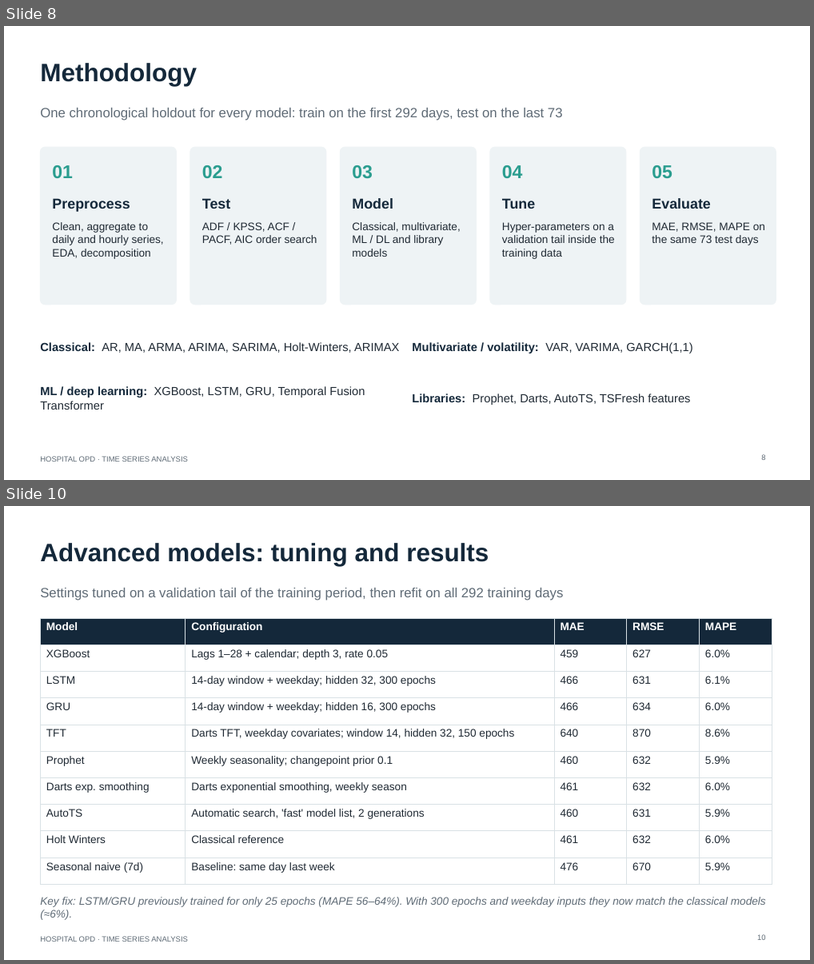
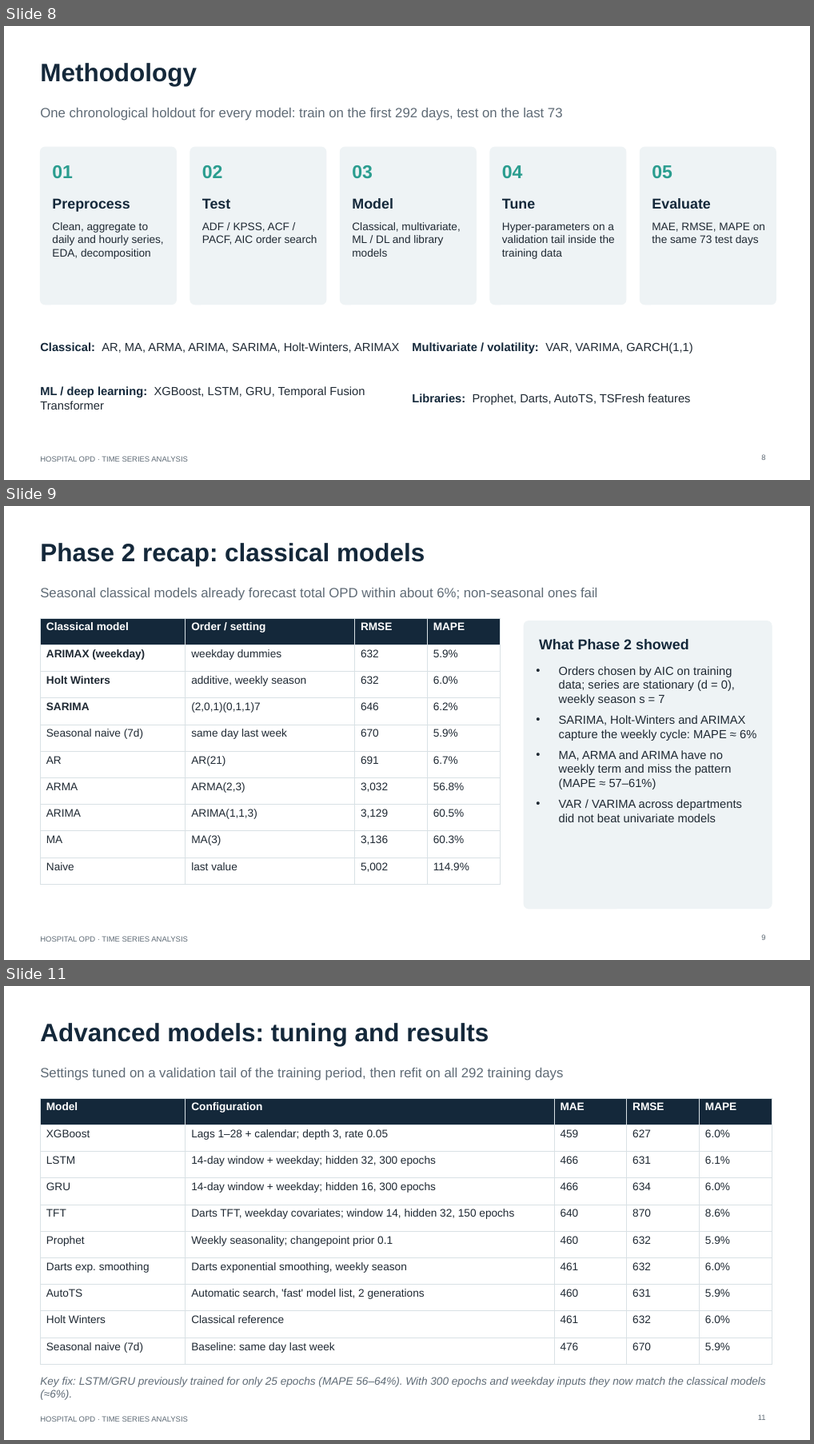
Before and after one commit to YashBansal26/Hospital-OPD-Time-Series-Analysis, a slide deck: presentations/Hospital_OPD_Time_Series_Analysis_Final.pptx. Shown one above the other, each under a label of ours: slides 8 and 10 before the commit, slides 8, 9 and 11 after it; the slides between them are not shown. The pictures are 814x964 and 814x1444 pixels, drawn with LibreOffice and Linux fonts; fonts in the diff are those of the drawing. Boxes give left, top, right and bottom in pixels: in the first picture for what was removed or moved away, otherwise in the second. Text is boxed around its words. In the diff, an @@ line names an element or a change of style, - is before the commit and + after.

Commit message:
Align report with IEEE format and update presentation to final guidelines
- Rewrite report as a two-column IEEE paper (4 pages, 165-word abstract, 10 IEEE references, workflow diagram)
- Add Phase 2 recap, advanced-models rationale and team contribution slides

```diff
--- a/presentations/Hospital_OPD_Time_Series_Analysis_Final.pptx
+++ b/presentations/Hospital_OPD_Time_Series_Analysis_Final.pptx
@@ slide 9 added at (4, 506, 810, 960), background #FFFFFF; not listed: 1 template element that a slide beside it also shows @@
@@ title added at (40, 543, 425, 566), 30 pt, text #14283A, bold @@
+Phase 2 recap: classical models
@@ text added at (40, 588, 598, 600), 16 pt, text #5F6B76 @@
+Seasonal classical models already forecast total OPD within about 6%; non-seasonal ones fail
@@ table added at (40, 618, 500, 875), 10 rows, 4 columns @@
+Classical model | Order / setting | RMSE | MAPE
+ARIMAX (weekday) | weekday dummies | 632 | 5.9%
+Holt Winters | additive, weekly season | 632 | 6.0%
+SARIMA | (2,0,1)(0,1,1)7 | 646 | 6.2%
+Seasonal naive (7d) | same day last week | 670 | 5.9%
+AR | AR(21) | 691 | 6.7%
+ARMA | ARMA(2,3) | 3,032 | 56.8%
+ARIMA | ARIMA(1,1,3) | 3,129 | 60.5%
+MA | MA(3) | 3,136 | 60.3%
+Naive | last value | 5,002 | 114.9%
@@ rounded rectangle added at (524, 621, 772, 908), fill #EEF3F5, outline #EEF3F5 1 pt @@
@@ text added at (539, 639, 690, 649), 17 pt, text #14283A, bold @@
+What Phase 2 showed
@@ text added at (559, 666, 757, 822), 14 pt, text #1F2933 @@
+• Orders chosen by AIC on training data; series are stationary (d = 0), weekly season s = 7
+• SARIMA, Holt-Winters and ARIMAX capture the weekly cycle: MAPE ≈ 6%
+• MA, ARMA and ARIMA have no weekly term and miss the pattern (MAPE ≈ 57–61%)
+• VAR / VARIMA across departments did not beat univariate models
@@ page number added at (762, 934, 766, 940), 9 pt, text #5F6B76 @@
+9
@@ what was slide 10 is now slide 11 @@
@@ page number at (758, 1414, 766, 1420): text changed @@
-10
+11
```
Also in this commit, not shown: 4 slides changed, 2 other slides added, 1 other file.
